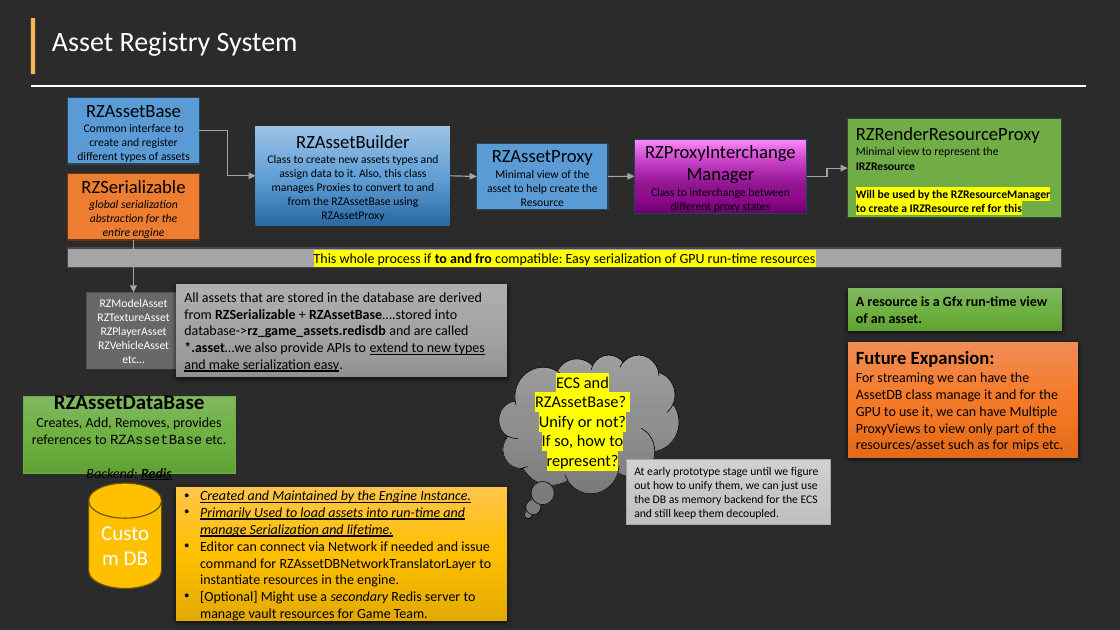
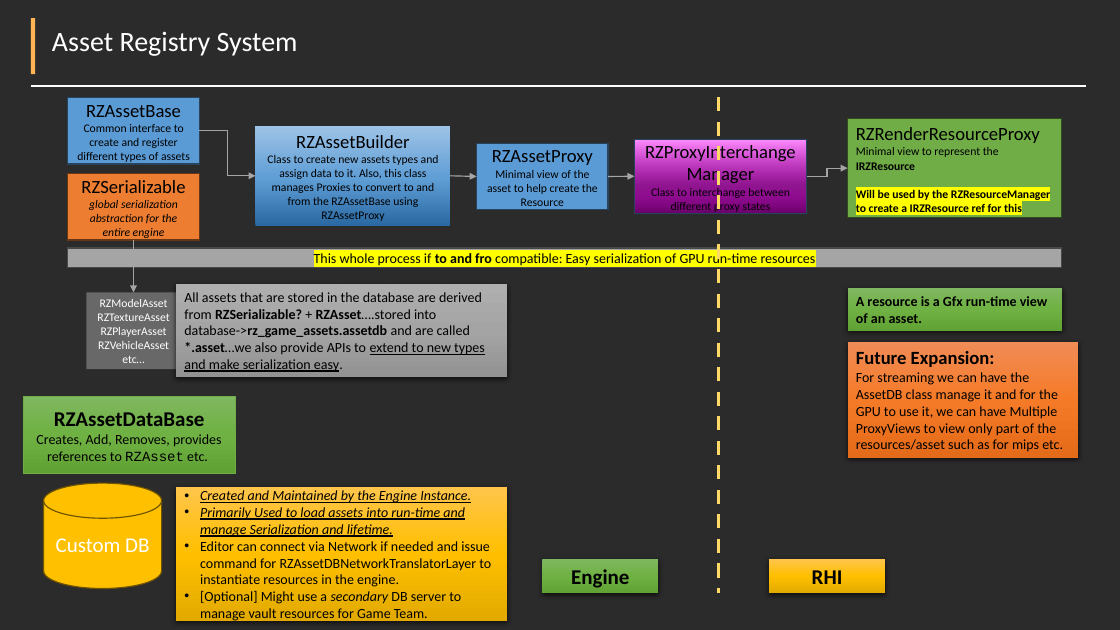
Before and after one commit to Pikachuxxxx/Razix, a slide deck: slide 9 of Docs/Features overview.pptx (slide 8 before the commit). Drawn at 1120x630 pixels with LibreOffice and Linux fonts; fonts in the diff are those of the drawing; background and template pictures are left out; a plain dark background stands for a picture behind light text. Boxes give left, top, right and bottom in pixels: in the first picture for what was removed or moved away, otherwise in the second. Text is boxed around its words. In the diff, an @@ line names an element or a change of style, - is before the commit and + after.

Commit message:
Added asset type to asset dependeycy as this will help with faster resolution

```diff
--- a/Docs/Features overview.pptx
+++ b/Docs/Features overview.pptx
@@ line added from (718, 97) to (718, 593), #FFD966 3 pt dashed @@
@@ text in rectangle at box(184, 292, 485, 372): text changed @@
-All assets that are stored in the database are derived from RZSerializable + RZAssetBase….stored into
-database->rz_game_assets.redisdb and are called *.asset…we also provide APIs to extend to new types and make serialization easy.
+All assets that are stored in the database are derived from RZSerializable? + RZAsset….stored into
+database->rz_game_assets.assetdb and are called *.asset…we also provide APIs to extend to new types and make serialization easy.
@@ thought cloud removed at box(499, 355, 679, 493) @@
-ECS and RZAssetBase?
-Unify or not?
-If so, how to represent?
@@ text in rectangle at box(36, 434, 222, 461): text changed @@
-Creates, Add, Removes, provides references to RZAssetBase etc.
-Backend: Redis
+Creates, Add, Removes, provides references to RZAsset etc.
@@ rectangle removed at box(626, 460, 830, 524) @@
-At early prototype stage until we figure out how to unify them, we can just use the DB as memory backend for the ECS and still keep them decoupled.
@@ cylinder "Custom DB": place and size @@
-cylinder "Custom DB" at box(89, 483, 162, 589)
+cylinder "Custom DB" at box(44, 483, 162, 589)
@@ rectangle added at box(543, 560, 659, 593), fill gradient #81B861 to #6FB242 to #62A336, 18 pt, text #000000, bold @@
+Engine
@@ rectangle added at box(770, 560, 886, 593), fill gradient #FFC64B to #FFC000 to #E3AB00, 18 pt, text #000000, bold @@
+RHI
@@ text in rectangle at box(200, 591, 461, 622): text changed @@
-• [Optional] Might use a secondary Redis server to manage vault resources for Game Team.
+• [Optional] Might use a secondary DB server to manage vault resources for Game Team.
```
Also in this commit, not shown: 1 other slide changed, 1 slide added, 2 other files.
